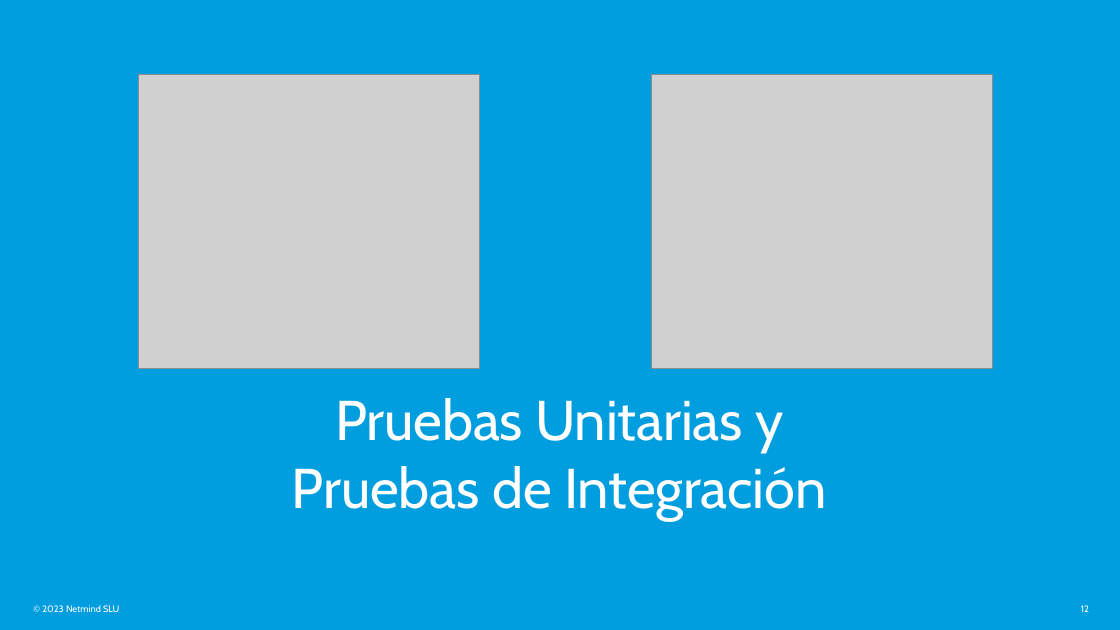
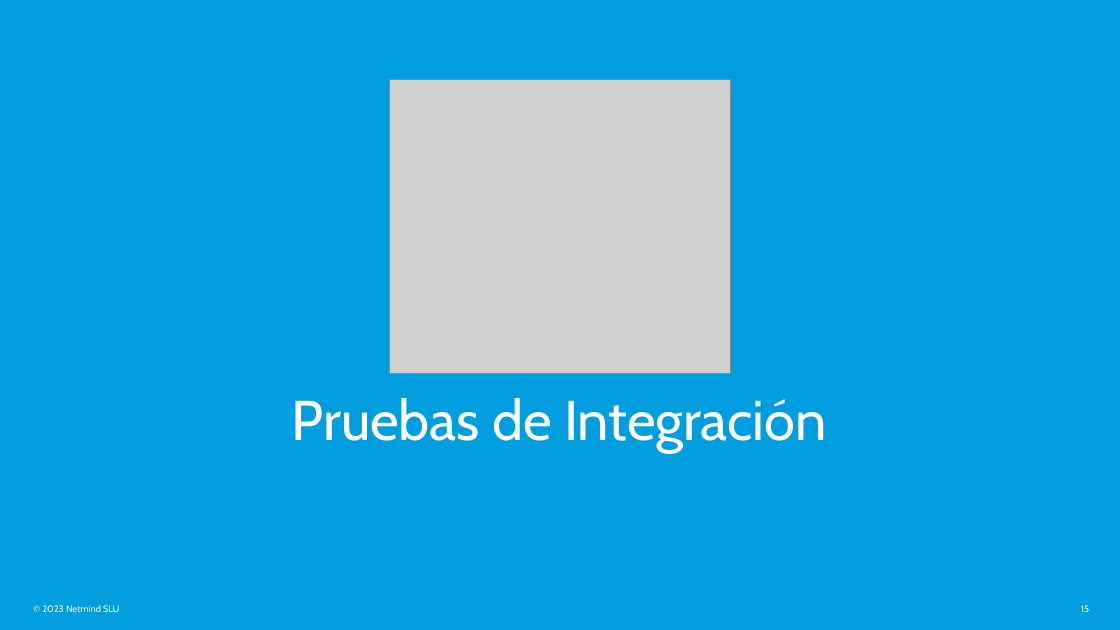
Before and after one commit to CrabNebulaS/Reto2, a slide deck: slide 15 of docs/R3 - Reto Caso Práctico [Equipo 2] - CRITERIOS ACEPTACIÓN.pptx (slide 12 before the commit). Drawn at 1120x630 pixels with LibreOffice and Linux fonts; fonts in the diff are those of the drawing; grey boxes stand for pictures. Boxes give left, top, right and bottom in pixels: in the first picture for what was removed or moved away, otherwise in the second. Text is boxed around its words. In the diff, an @@ line names an element or a change of style, - is before the commit and + after.

```diff
--- a/docs/R3 - Reto Caso Práctico [Equipo 2] - CRITERIOS ACEPTACIÓN.pptx
+++ b/docs/R3 - Reto Caso Práctico [Equipo 2] - CRITERIOS ACEPTACIÓN.pptx
@@ picture removed at (139,74,479,368) @@
@@ picture: place and size @@
-picture at (652,74,993,368)
+picture at (390,80,731,374)
@@ title at (292,398,826,453): text changed @@
-Pruebas Unitarias y Pruebas de Integración
+Pruebas de Integración
@@ page number at (1081,605,1089,612): text changed @@
-12
+15
```
Also in this commit, not shown: 3 other slides changed, 4 slides added.
